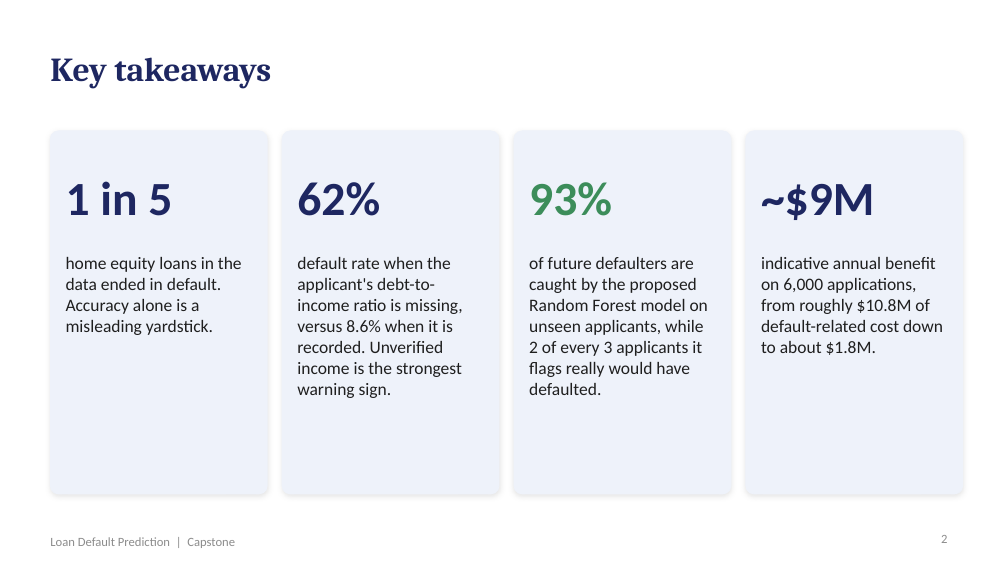
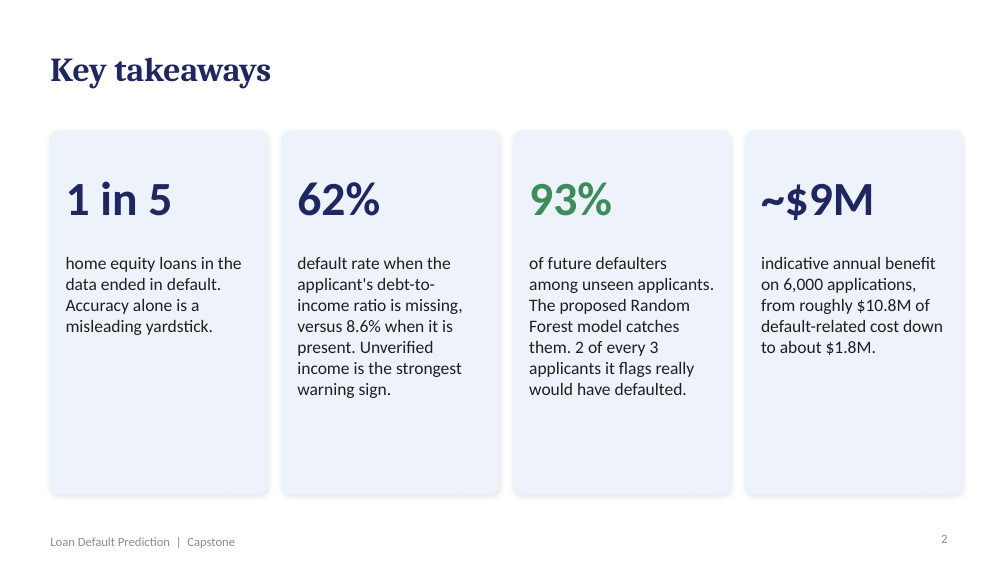
Before and after one commit to shubham1891/Personal-code, a slide deck: slide 2 of presentation/Loan_Default_Prediction_Presentation.pptx. Drawn at 1008x567 pixels with LibreOffice and Linux fonts; fonts in the diff are those of the drawing. Boxes give left, top, right and bottom in pixels: in the first picture for what was removed or moved away, otherwise in the second. Text is boxed around its words. In the diff, an @@ line names an element or a change of style, - is before the commit and + after.

```diff
--- a/presentation/Loan_Default_Prediction_Presentation.pptx
+++ b/presentation/Loan_Default_Prediction_Presentation.pptx
@@ text at [297,257,463,398]: text changed @@
-default rate when the applicant's debt-to-income ratio is missing, versus 8.6% when it is recorded. Unverified income is the strongest warning sign.
+default rate when the applicant's debt-to-income ratio is missing, versus 8.6% when it is present. Unverified income is the strongest warning sign.
@@ text at [529,257,714,395]: text changed @@
-of future defaulters are caught by the proposed Random Forest model on unseen applicants, while 2 of every 3 applicants it flags really would have defaulted.
+of future defaulters among unseen applicants. The proposed Random Forest model catches them. 2 of every 3 applicants it flags really would have defaulted.
```
Also in this commit, not shown: 18 other slides changed, 5 other files.
